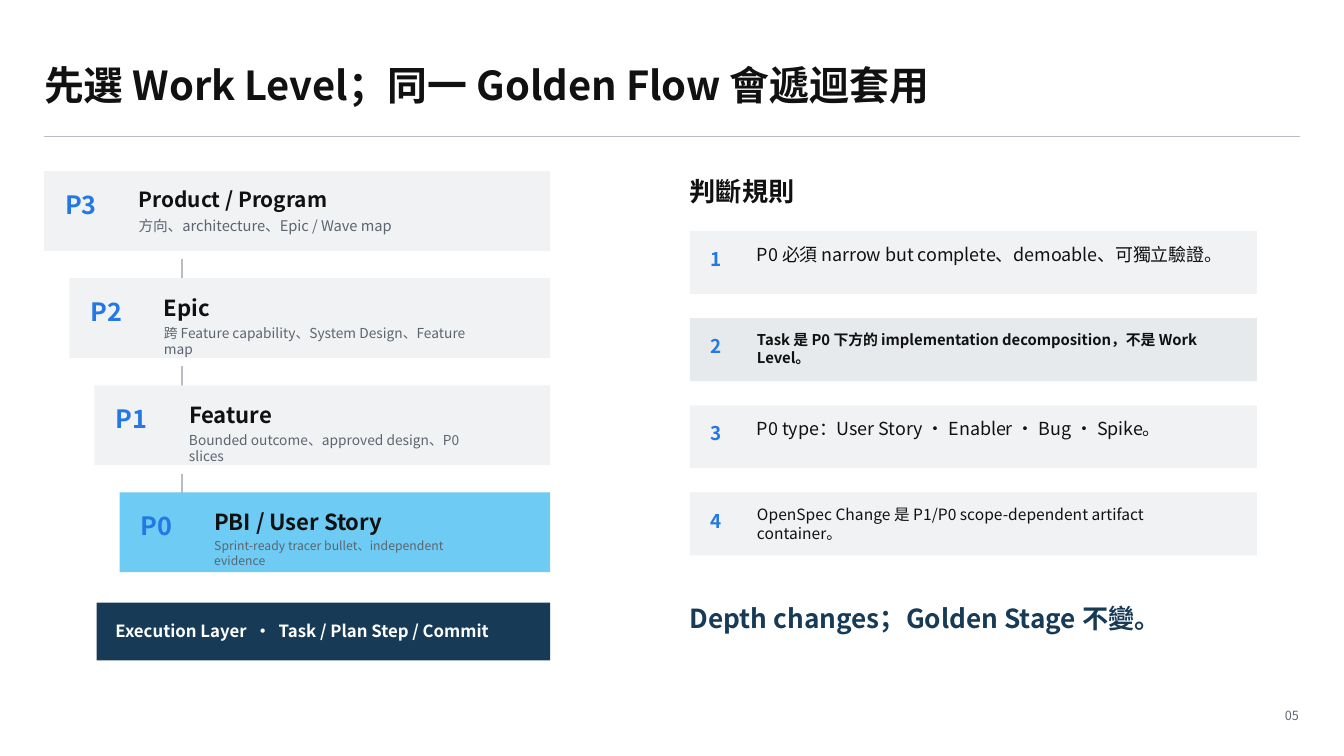
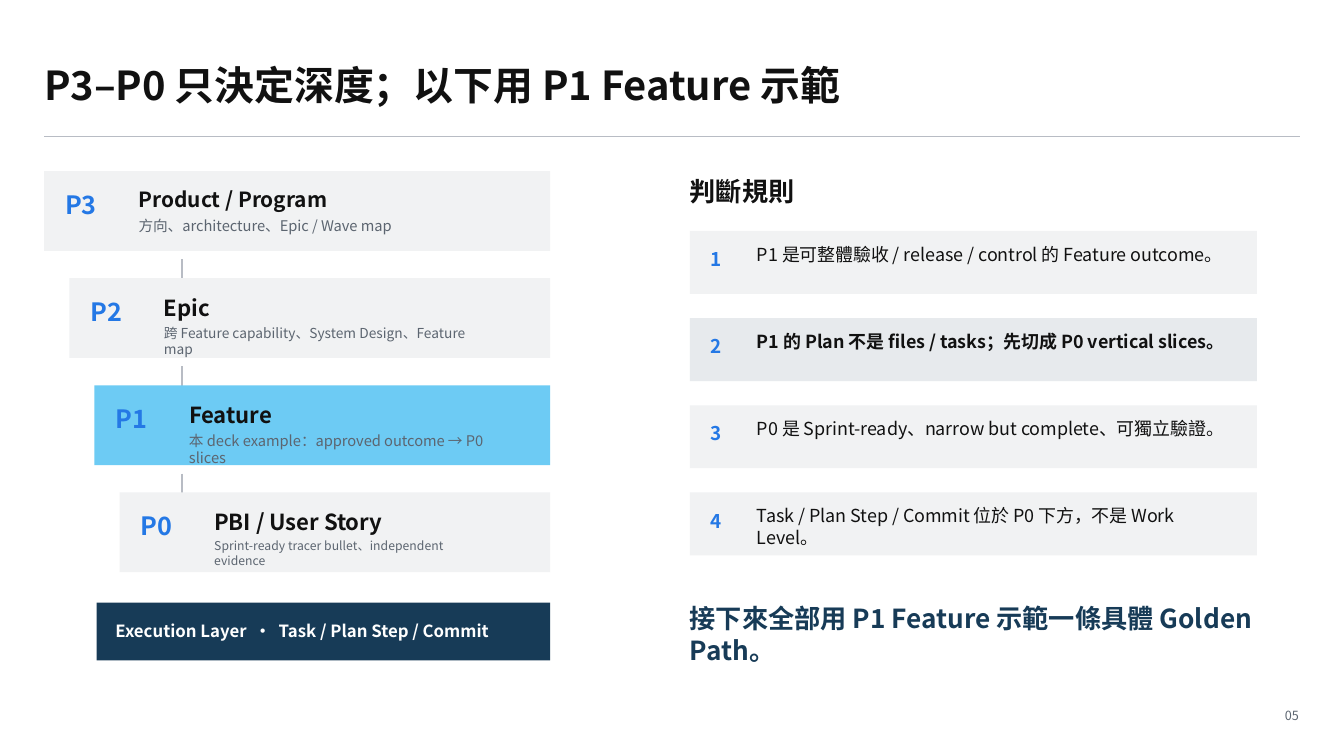
Before and after one commit to yschiang/ai_engineering, a slide deck: slide 5 of presentation/06_Training_Presentation.pptx. Drawn at 1344x756 pixels with LibreOffice and Linux fonts; fonts in the diff are those of the drawing. Boxes give left, top, right and bottom in pixels: in the first picture for what was removed or moved away, otherwise in the second. Text is boxed around its words. In the diff, an @@ line names an element or a change of style, - is before the commit and + after.

Commit message:
Condense training deck to nine-page feature story

```diff
--- a/presentation/06_Training_Presentation.pptx
+++ b/presentation/06_Training_Presentation.pptx
@@ text at [44, 66, 840, 107]: text changed @@
-先選 Work Level；同一 Golden Flow 會遞迴套用
+P3–P0 只決定深度；以下用 P1 Feature 示範
@@ text at [757, 246, 1223, 263]: text changed @@
-P0 必須 narrow but complete、demoable、可獨立驗證。
+P1 是可整體驗收 / release / control 的 Feature outcome。
@@ text at [757, 332, 1224, 351]: text changed; size 10.6 to 12.8 pt @@
-Task 是 P0 下方的 implementation decomposition，不是 Work Level。
+P1 的 Plan 不是 files / tasks；先切成 P0 vertical slices。
@@ rectangle at [95, 385, 551, 465]: fill #F1F2F3 to #6DCBF4 @@
@@ text at [189, 434, 483, 468]: text changed; size 9.8 to 10.5 pt @@
-Bounded outcome、approved design、P0 slices
+本 deck example：approved outcome → P0 slices
@@ text at [757, 420, 1224, 439]: text changed @@
-P0 type：User Story · Enabler · Bug · Spike。
+P0 是 Sprint-ready、narrow but complete、可獨立驗證。
@@ rectangle at [120, 493, 551, 573]: fill #6DCBF4 to #F1F2F3 @@
@@ text at [757, 507, 1175, 545]: text changed; size 11.1 to 12.8 pt @@
-OpenSpec Change 是 P1/P0 scope-dependent artifact container。
+Task / Plan Step / Commit 位於 P0 下方，不是 Work Level。
@@ text at [690, 605, 1252, 662]: text changed @@
-Depth changes；Golden Stage 不變。
+接下來全部用 P1 Feature 示範一條具體 Golden Path。
```
Also in this commit, not shown: 7 other slides changed, 3 slides removed, 15 other files.
